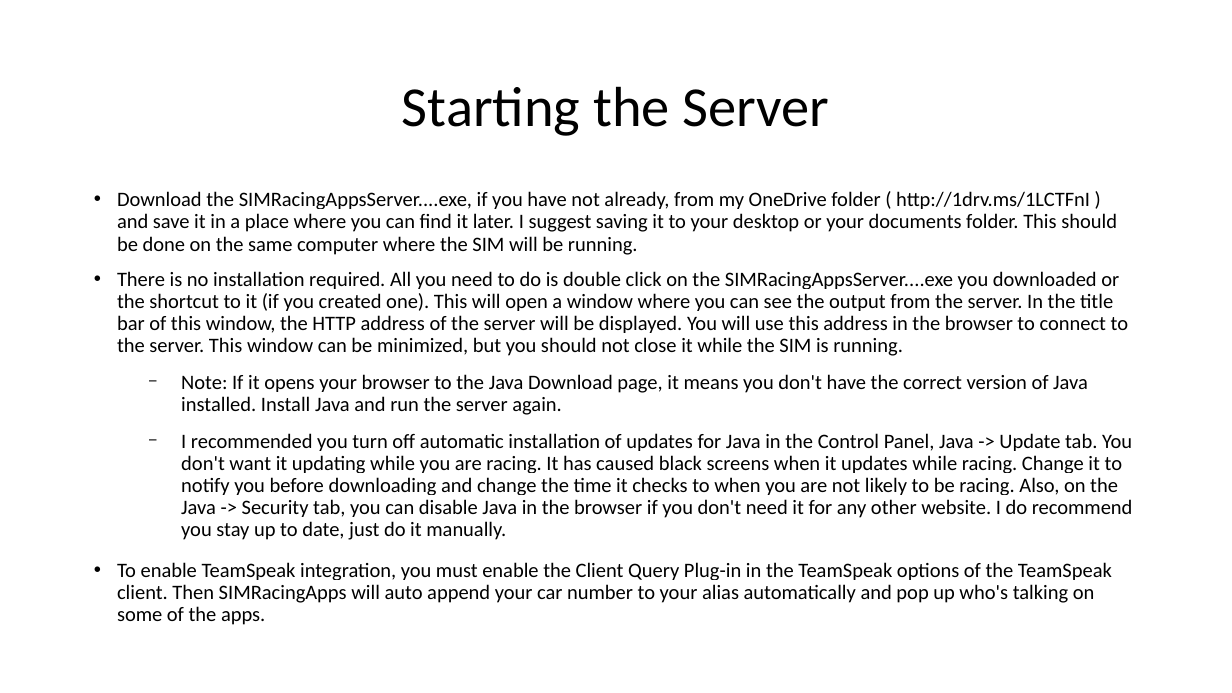
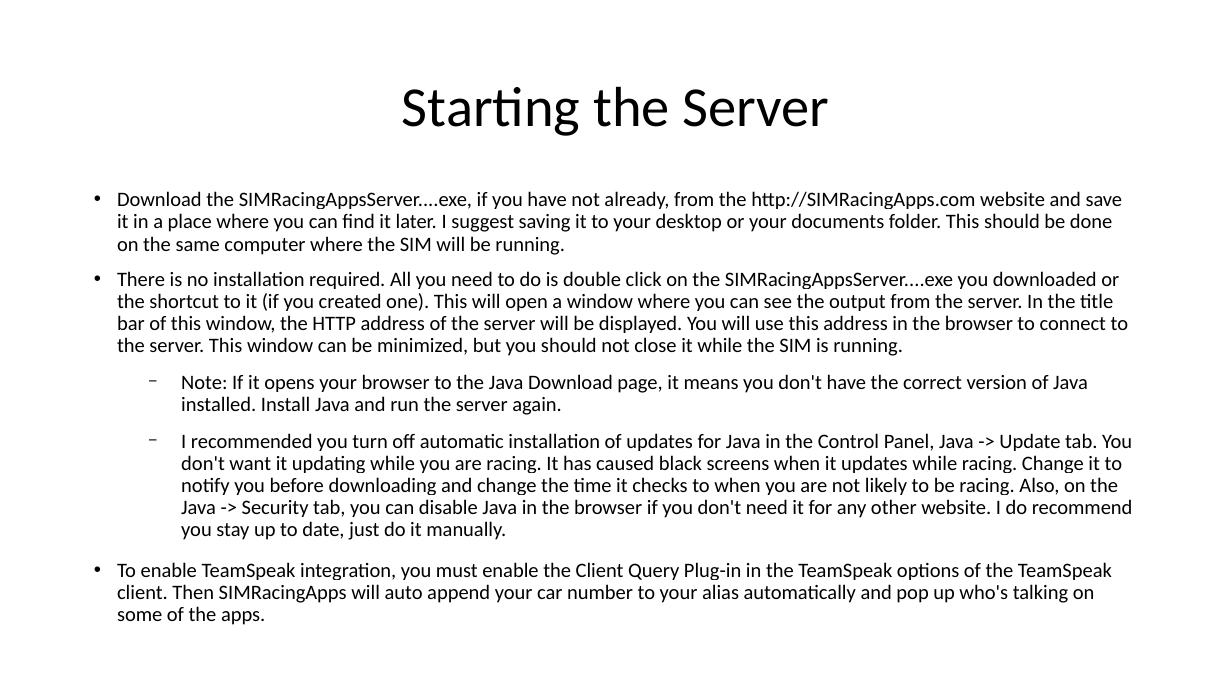
Before and after one commit to SIMRacingApps/SIMRacingApps.github.io, a slide deck: slide 4 of docs/documentation/SIMRacingApps - Quick Start Guide/SIMRacingApps - Quick Start Guide.odp. Drawn at 1232x693 pixels with LibreOffice and Linux fonts; fonts in the diff are those of the drawing. Boxes give left, top, right and bottom in pixels: in the first picture for what was removed or moved away, otherwise in the second. Text is boxed around its words. In the diff, an @@ line names an element or a change of style, - is before the commit and + after.

Commit message:
Updated the Quick Start Quide

```diff
--- a/docs/documentation/SIMRacingApps - Quick Start Guide/SIMRacingApps - Quick Start Guide.odp
+++ b/docs/documentation/SIMRacingApps - Quick Start Guide/SIMRacingApps - Quick Start Guide.odp
@@ text at <box>117,191,1123,255</box>: text changed @@
-• Download the SIMRacingAppsServer....exe, if you have not already, from my OneDrive folder ( http://1drv.ms/1LCTFnI ) and save it in a place where you can find it later. I suggest saving it to your desktop or your documents folder. This should be done on the same computer where the SIM will be running.
+• Download the SIMRacingAppsServer....exe, if you have not already, from the http://SIMRacingApps.com website and save it in a place where you can find it later. I suggest saving it to your desktop or your documents folder. This should be done on the same computer where the SIM will be running.
```
Also in this commit, not shown: 10 other slides changed, 25 other files.
